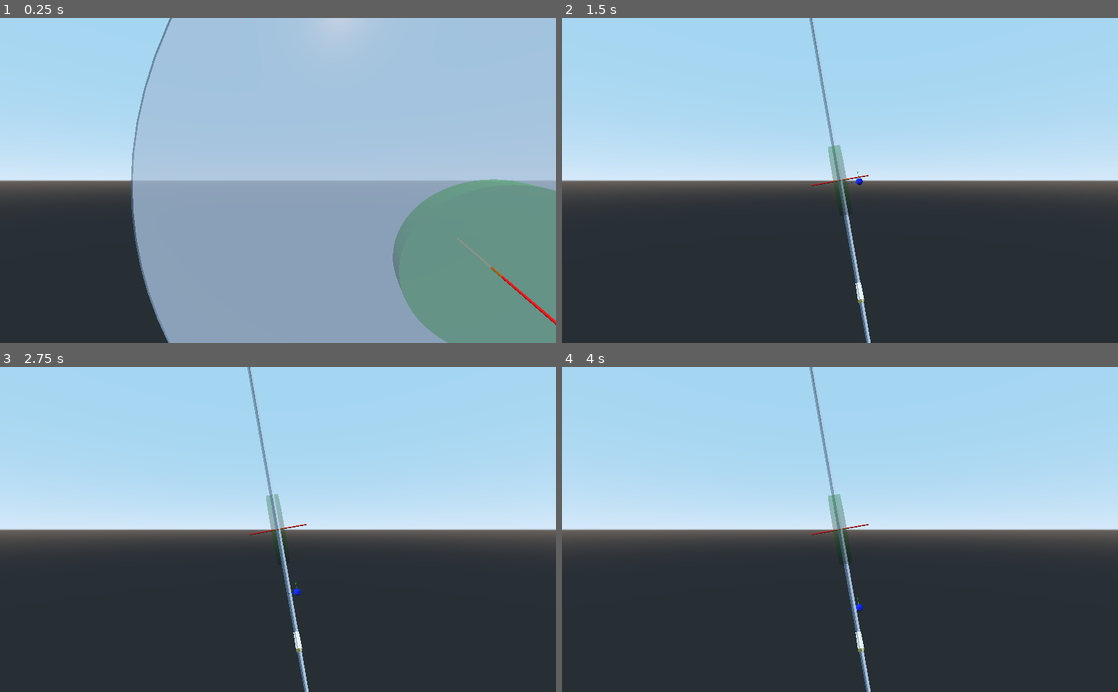
Above: before the commit, frames 1-4 (two rows, left to right).
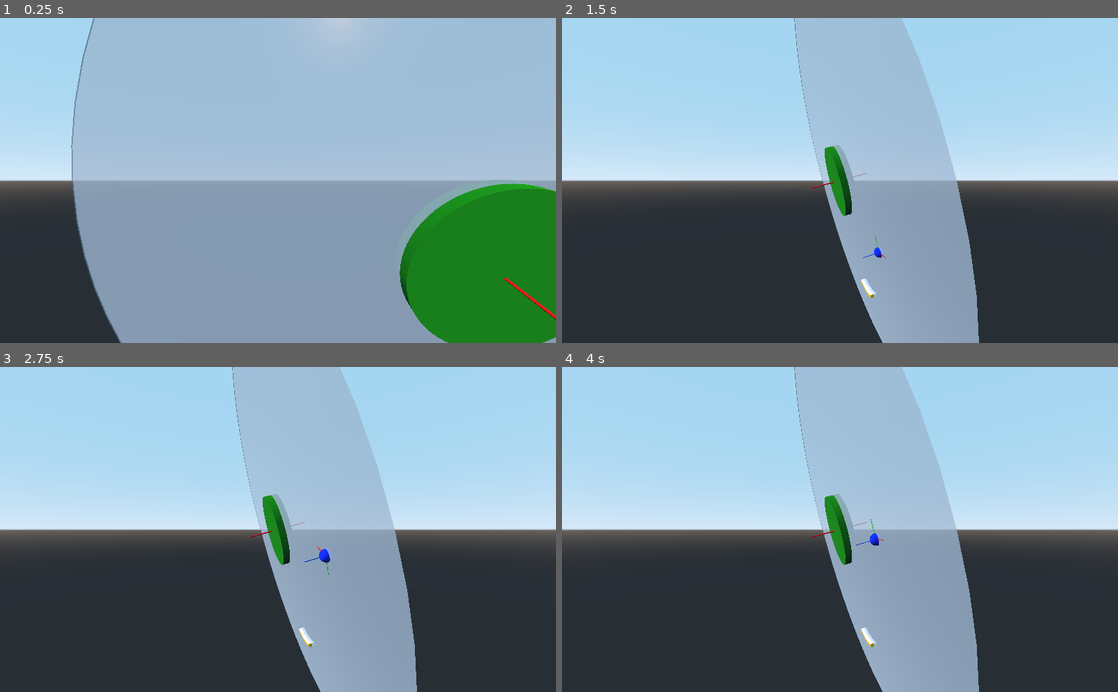
Above: after the commit, the same moments.

Repository: teratron/treaker
Game: Godot game, scene res://src/world/World.tscn
Two runs of this game, one before a commit and one after it. Both use one fixed random seed, a clock stepped at 60 frames per second and the inputs below.
Inputs (mouse positions are in pixels of both pictures, inside the frame that each line leads up to):
- Up to frame 1 (0.25 s): no input
- Up to frame 2 (1.5 s): tap Enter at 0.5 s; move the mouse to (867, 180) at 0.52 s; press the mouse at (867, 180) at 0.53 s; hold W (move_forward) from 0.53 s (still down); move the mouse to (812, 180) at 1.27 s; release the mouse at (812, 180) at 1.28 s; tap C (toggle_camera) at 1.35 s
- Up to frame 3 (2.75 s): keep holding W (move_forward); move the mouse to (289, 523) at 2.02 s; tap Alt (use_ability) at 2.1 s
- Up to frame 4 (4 s): keep holding W (move_forward); move the mouse to (834, 536) at 2.77 s; tap P at 2.85 s; click (834, 536) at 2.92 s; tap Space (move_up) at 3.5 s; move the mouse to (878, 532) at 3.52 s; tap T at 3.6 s

The runs differ from the first frame. In frame 1, 24% of the frame differs, in the area x 12-100%, y 0-100%; in frame 2, 17%; in frame 3, 17%; in frame 4, 17%.

Commit message:
Ball linear velocity

Diff:
--- a/app/src/player/Ball.gd
+++ b/app/src/player/Ball.gd
@@ -6,23 +6,27 @@
 export(float, 5, 100) var speed = 20
 export(float) var radius = .6 setget set_radius
 
+onready var player := owner
+
 var velocity := Vector3.ZERO
 var status   := PARKED
 
 
 func _ready():
 	set_radius(radius)
-	#prints(linear_velocity, to_global(linear_velocity))
+	prints(player, player.transform.basis.xform(Vector3(1, 0, 1)))
+	#set_axis_lock(PhysicsServer.BODY_AXIS_LINEAR_Z, true)
 
 
 func _integrate_forces(state):
 	if status == HOVERED:
 		#prints(velocity)
 		velocity = state.linear_velocity.normalized() * speed #* state.get_step())
-		#velocity.z = 0
-		#prints(velocity, global_transform.basis.xform(velocity), transform.basis.xform(velocity))
-		set_linear_velocity(velocity)
-		#set_linear_velocity(transform.basis.xform(velocity))
+		velocity.z = 0
+		#velocity = player.global_transform.basis.xform(velocity)
+		#prints(velocity, player.transform.basis.xform(velocity))
+		#set_linear_velocity(velocity)
+		set_linear_velocity(player.transform.basis.xform(velocity))
 
 #	var count = state.get_contact_count()
 #	if count > 0:
--- a/app/src/player/Ball.tscn
+++ b/app/src/player/Ball.tscn
@@ -22,7 +22,6 @@
 contacts_reported = 4
 contact_monitor = true
 sleeping = true
-axis_lock_linear_z = true
 script = ExtResource( 1 )
 
 [node name="MeshInstance" type="MeshInstance" parent="."]
--- a/app/src/player/Paddle.tscn
+++ b/app/src/player/Paddle.tscn
@@ -23,6 +23,7 @@
 
 [node name="CSGCylinder" type="CSGCylinder" parent="."]
 transform = Transform( 1, 0, 0, 0, -4.37114e-08, -1, 0, 1, -4.37114e-08, 0, 9.75, 0 )
+use_collision = true
 radius = 10.0
 sides = 64
 smooth_faces = false
--- a/app/src/player/Player.gd
+++ b/app/src/player/Player.gd
@@ -37,7 +37,7 @@
 	#((1, 0, 0), (0, 0.984808, -0.173648), (0, 0.173648, 0.984807)) ((1, 0, 0), (0, 1, 0), (0, 0, 1))
 	prints(transform.basis, rotor.transform.basis)
 	#(1, 0.984808, 0.173648) (1, 1, 0)
-	prints(transform.basis.xform(Vector3(1, 1, 0)), rotor.transform.basis.xform(Vector3(1, 1, 0)))
+	prints(transform.basis.xform(Vector3(1, 0, 1)), rotor.transform.basis.xform(Vector3(1, 0, 1)))
 	#prints(global_transform.basis, rotor.global_transform.basis)
 	#print(deg2rad(10))
 
--- a/app/src/player/Player.tscn
+++ b/app/src/player/Player.tscn
@@ -26,7 +26,7 @@
 flip_faces = true
 top_radius = 30.0
 bottom_radius = 30.0
-height = 0.2
+height = 0.1
 rings = 1
 
 [node name="Player" type="Spatial"]
@@ -46,6 +46,7 @@
 visible = false
 
 [node name="Ball" parent="." instance=ExtResource( 3 )]
+mode = 0
 
 [node name="ActionPlayer" type="Node" parent="."]
 script = ExtResource( 8 )
--- a/app/src/world/World.tscn
+++ b/app/src/world/World.tscn
@@ -8,7 +8,6 @@
 [ext_resource path="res://src/action/ActionMachine.gd" type="Script" id=6]
 
 [sub_resource type="SpatialMaterial" id=1]
-flags_transparent = true
 albedo_color = Color( 0.0235294, 0.494118, 0, 0.509804 )
 
 [sub_resource type="CylinderMesh" id=2]
@@ -25,7 +24,7 @@
 [node name="Debug" parent="." instance=ExtResource( 1 )]
 
 [node name="Player" parent="." instance=ExtResource( 2 )]
-transform = Transform( 1, 0, 0, 0, 0.984808, -0.173648, 0, 0.173648, 0.984807, 0, 0, 0 )
+transform = Transform( 0.984808, 0.0449435, 0.167731, 0, 0.965926, -0.258819, -0.173648, 0.254887, 0.951251, 0, 0, 0 )
 
 [node name="Bricks" type="StaticBody" parent="Player"]
 
Not shown, changed: Makefile
